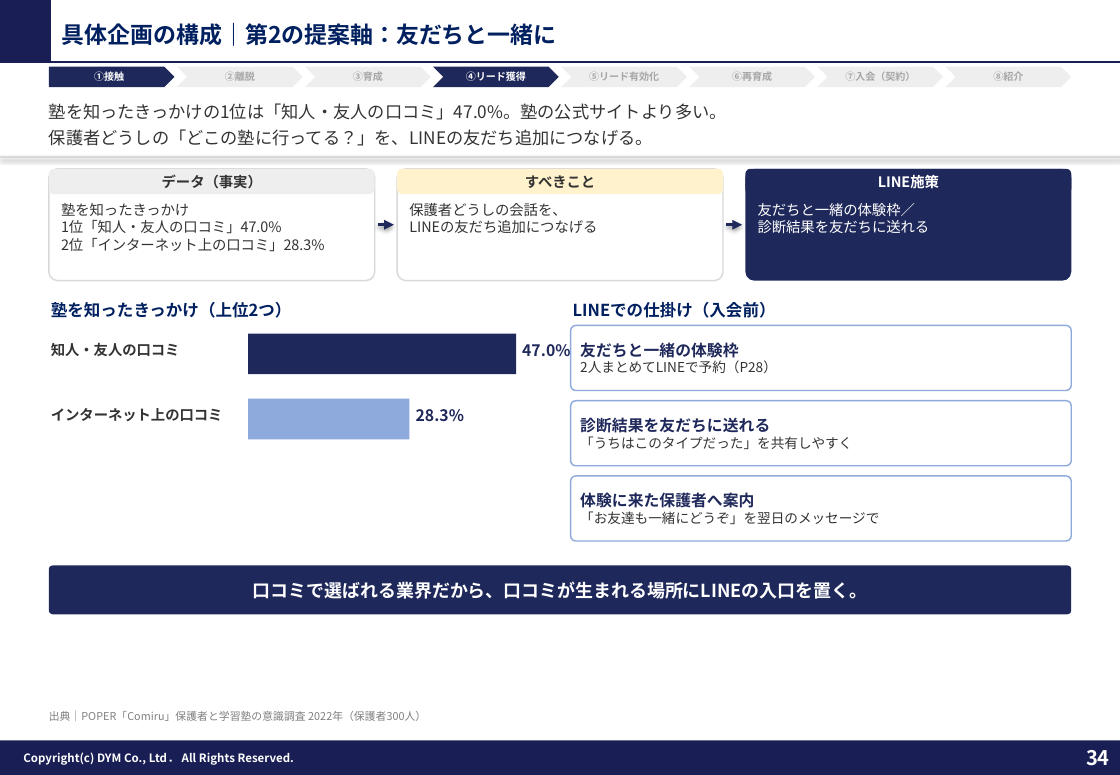
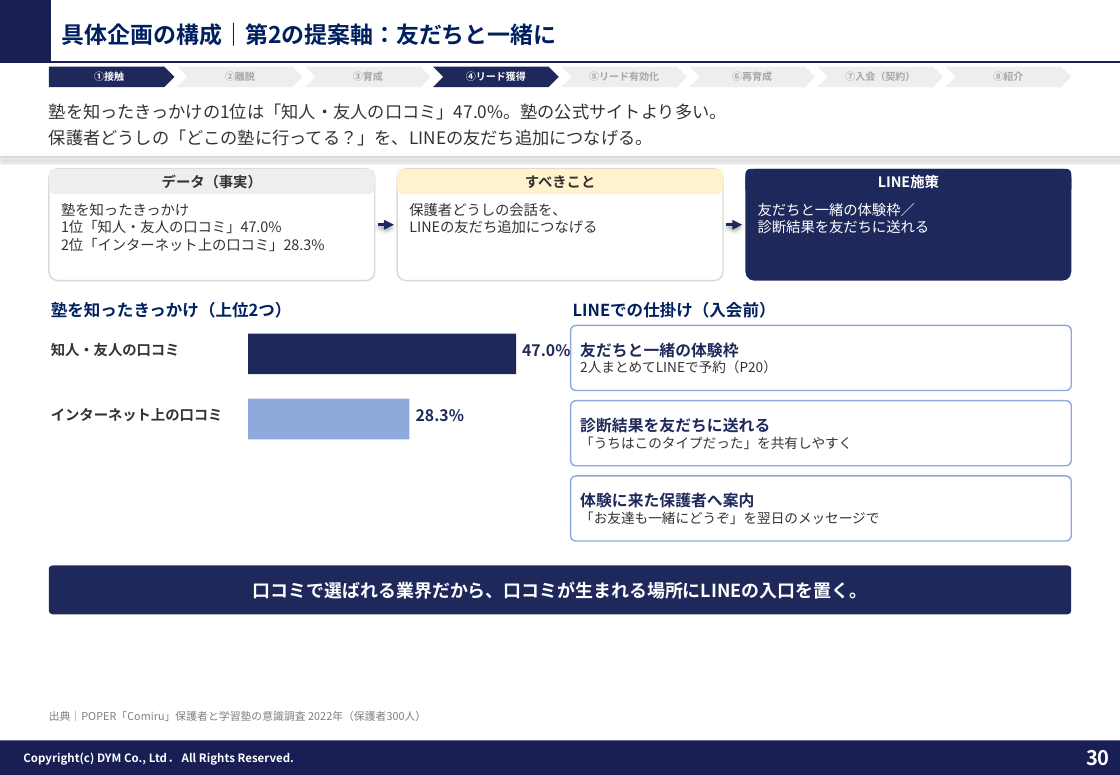
Before and after one commit to tonomura-r-dev/folder, a slide deck: slide 30 of 教育（塾）業界_LINEOA施策提案ver3.pptx (slide 34 before the commit). Drawn at 1120x775 pixels with LibreOffice and Linux fonts; fonts in the diff are those of the drawing; background and template pictures are left out. Boxes give left, top, right and bottom in pixels: in the first picture for what was removed or moved away, otherwise in the second. Text is boxed around its words. In the diff, an @@ line names an element or a change of style, - is before the commit and + after.

```diff
--- a/教育（塾）業界_LINEOA施策提案ver3.pptx
+++ b/教育（塾）業界_LINEOA施策提案ver3.pptx
@@ text in rounded rectangle at [580,360,777,373]: text changed @@
-2人まとめてLINEで予約（P28）
+2人まとめてLINEで予約（P20）
@@ page number at [1086,750,1110,766]: text changed @@
-34
+30
```
Also in this commit, not shown: 7 other slides changed, 9 slides removed, 3 other files.
